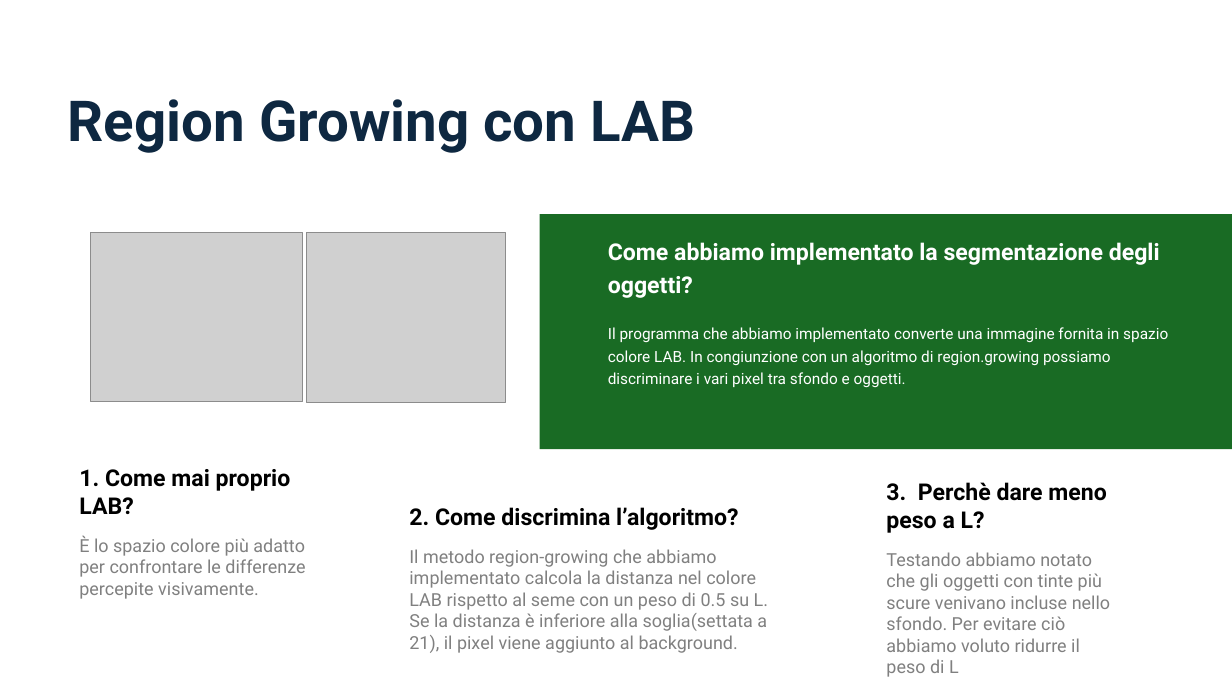
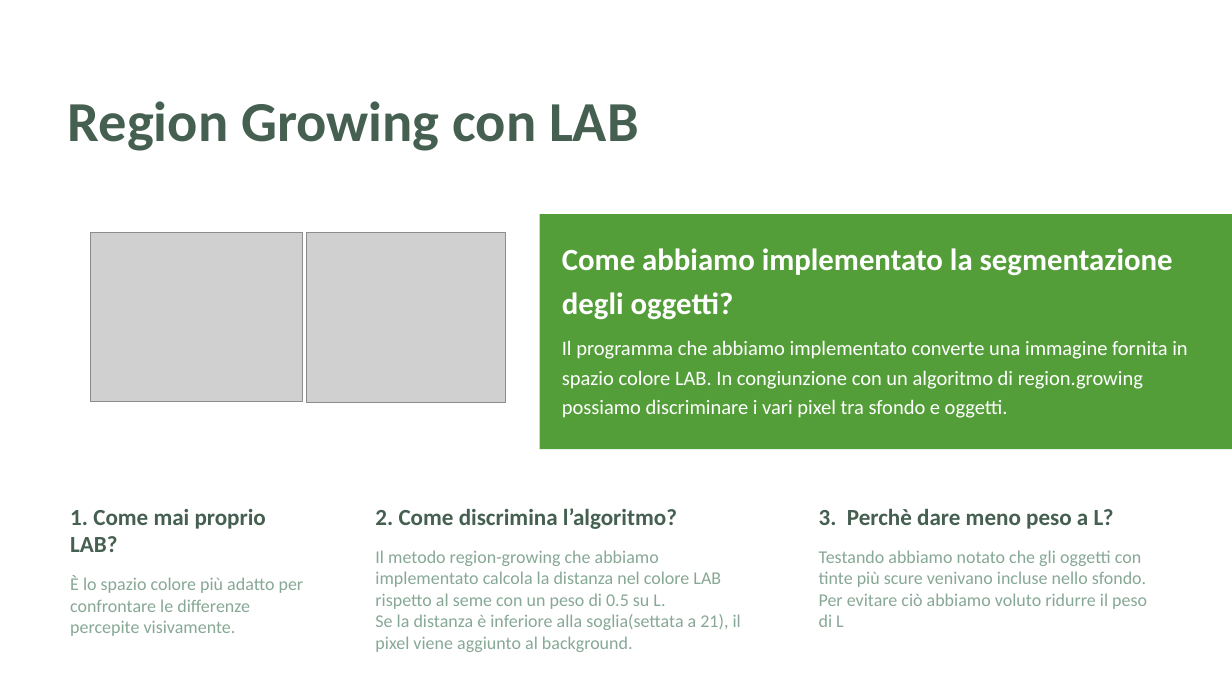
Before and after one commit to aleeteo/leaf_ID, a slide deck: slide 11 of presentazione/ProjectLeafWIP.pptx (slide 12 before the commit). Drawn at 1232x693 pixels with LibreOffice and Linux fonts; fonts in the diff are those of the drawing; grey boxes stand for pictures. Boxes give left, top, right and bottom in pixels: in the first picture for what was removed or moved away, otherwise in the second. Text is boxed around its words. In the diff, an @@ line names an element or a change of style, - is before the commit and + after.

Commit message:
modifiche alla presentazione

```diff
--- a/presentazione/ProjectLeafWIP.pptx
+++ b/presentazione/ProjectLeafWIP.pptx
@@ title "Region Growing con LAB" at (68,101,639,151): font Roboto to Calibri, text colour #0E2841 to #455F51 @@
@@ rectangle at (540,214,1232,449): fill #196B24 to #549E39 @@
@@ text "Come abbiamo implementato la segmentazione ...": place and size @@
-text "Come abbiamo implementato la segmentazione ..." at (608,242,1160,298)
+text "Come abbiamo implementato la segmentazione ..." at (562,248,1173,319)
@@ text "Come abbiamo implementato la segmentazione ..." at (562,248,1173,319): size 18 to 24 pt, font Roboto to Calibri @@
@@ text "Il programma che abbiamo implementato ...": place and size @@
-text "Il programma che abbiamo implementato ..." at (608,327,1168,387)
+text "Il programma che abbiamo implementato ..." at (562,340,1187,418)
@@ text "Il programma che abbiamo implementato ..." at (562,340,1187,418): size 12 to 16 pt, font Roboto to Calibri @@
@@ text "1. Come mai proprio LAB?": place and size @@
-text "1. Come mai proprio LAB?" at (79,469,305,599)
+text "1. Come mai proprio LAB?" at (70,509,304,636)
@@ text "1. Come mai proprio LAB?" at (70,509,304,636): font Roboto to Calibri; text colour #000000 to #455F51 in "1. Come mai proprio LAB?"; text colour #808080 to #87A896 in "È lo spazio colore più adatto per ..." @@
@@ text "2. Come discrimina l’algoritmo?": place and size @@
-text "2. Come discrimina l’algoritmo?" at (409,507,768,653)
+text "2. Come discrimina l’algoritmo?" at (375,508,741,652)
@@ text "2. Come discrimina l’algoritmo?" at (375,508,741,652): font Roboto to Calibri; text colour #000000 to #455F51 in "2. Come discrimina l’algoritmo?"; text colour #808080 to #87A896 in "Il metodo region-growing che abbiamo implementato calcola ...", "Se la distanza è inferiore alla soglia(settata ..." @@
@@ text "3. Perchè dare meno peso ...": place and size @@
-text "3. Perchè dare meno peso ..." at (886,482,1110,673)
+text "3. Perchè dare meno peso ..." at (819,509,1147,627)
@@ text "3. Perchè dare meno peso ..." at (819,509,1147,627): font Roboto to Calibri; text colour #000000 to #455F51 in "3. Perchè dare meno peso a L?"; text colour #808080 to #87A896 in "Testando abbiamo notato che gli oggetti con ..." @@
```
Also in this commit, not shown: 28 other slides changed, 10 slides added, 4 slides removed.
